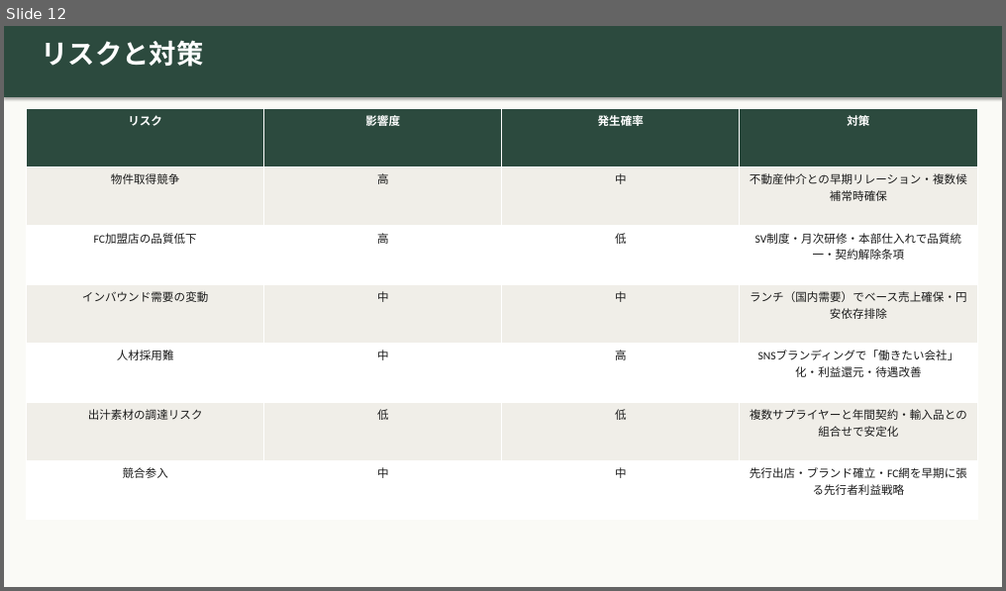
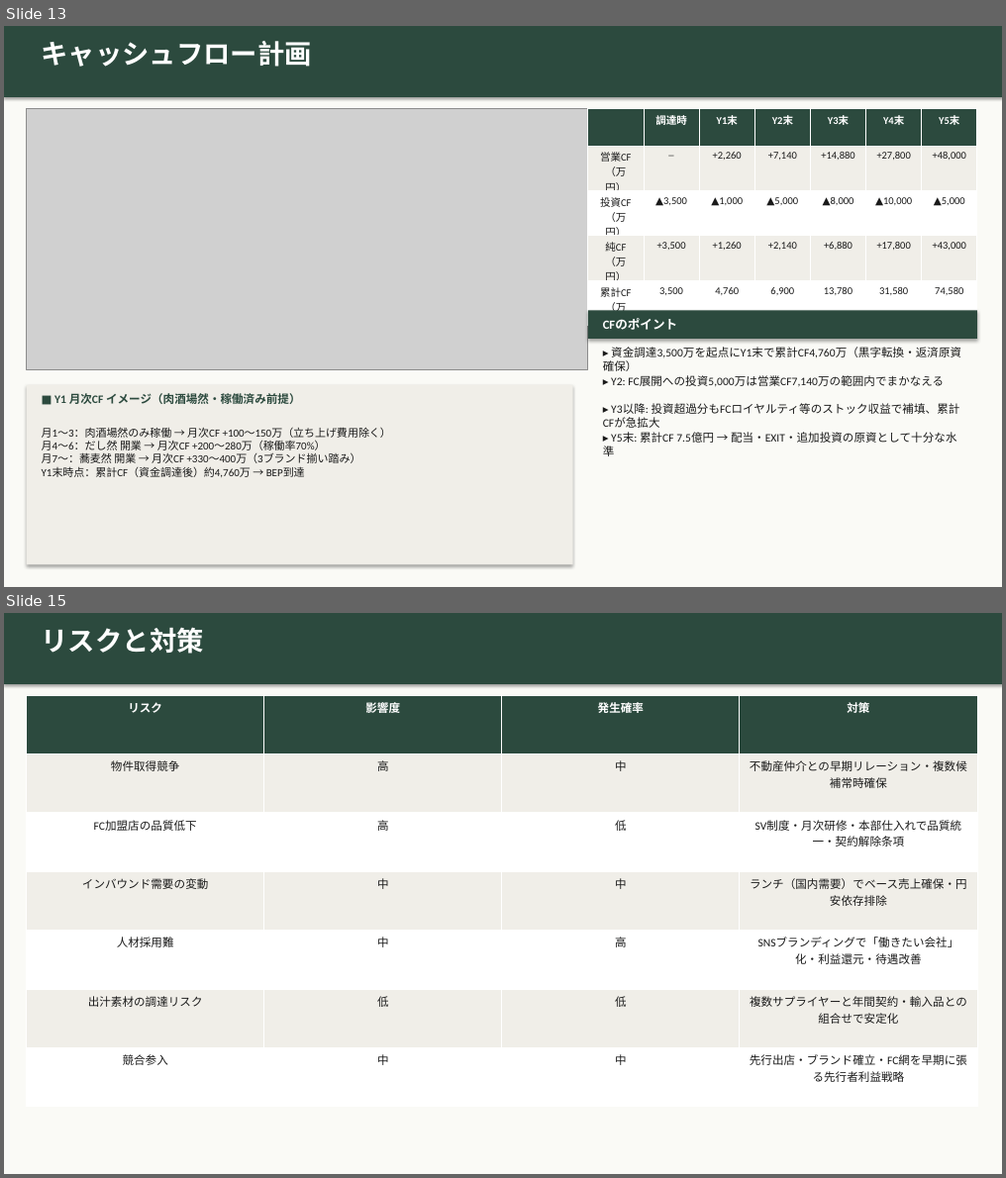
Before and after one commit to hunkotusaisinryo-lab/test-repo, a slide deck: zen/07_融資・投資家資料/然グループ_統合ピッチデッキ_強化版.pptx. Shown one above the other, each under a label of ours: slide 12 before the commit, slides 13 and 15 after it; the slides between them are not shown. The pictures are 1006x591 and 1006x1178 pixels, drawn with LibreOffice and Linux fonts; fonts in the diff are those of the drawing; grey boxes stand for pictures. Boxes give left, top, right and bottom in pixels: in the first picture for what was removed or moved away, otherwise in the second. Text is boxed around its words. In the diff, an @@ line names an element or a change of style, - is before the commit and + after.

```diff
--- a/zen/07_融資・投資家資料/然グループ_統合ピッチデッキ_強化版.pptx
+++ b/zen/07_融資・投資家資料/然グループ_統合ピッチデッキ_強化版.pptx
@@ slide 13 added at (4, 26, 1002, 587), background #FAFAF6 @@
@@ rectangle added at (4, 26, 1002, 97), fill #2C4A3E @@
@@ text added at (42, 41, 312, 67), 26 pt, text #FFFFFF, bold @@
+キャッシュフロー計画
@@ picture added at (27, 108, 588, 371) @@
@@ table added at (588, 108, 976, 333), 5 rows, 7 columns @@
+ | 調達時 | Y1末 | Y2末 | Y3末 | Y4末 | Y5末
+営業CF（万円） | ─ | +2,260 | +7,140 | +14,880 | +27,800 | +48,000
+投資CF（万円） | ▲3,500 | ▲1,000 | ▲5,000 | ▲8,000 | ▲10,000 | ▲5,000
+純CF（万円） | +3,500 | +1,260 | +2,140 | +6,880 | +17,800 | +43,000
+累計CF（万円） | 3,500 | 4,760 | 6,900 | 13,780 | 31,580 | 74,580
@@ rectangle added at (588, 310, 977, 339), fill #2C4A3E @@
@@ text added at (603, 319, 677, 330), 12 pt, text #FFFFFF, bold @@
+CFのポイント
@@ text added at (603, 347, 962, 372), 11 pt, text #1A1A1A @@
+▸ 資金調達3,500万を起点にY1末で累計CF4,760万（黒字転換・返済原資確保）
@@ text added at (611, 375, 944, 387), 11 pt, text #1A1A1A @@
+▸ Y2: FC展開への投資5,000万は営業CF7,140万の範囲内でまかなえる
@@ rectangle added at (27, 385, 573, 565), fill #F0EEE8 @@
@@ text added at (54, 393, 301, 404), 11 pt, text #2C4A3E, bold @@
+■ Y1 月次CF イメージ（肉酒場然・稼働済み前提）
@@ text added at (603, 403, 960, 428), 11 pt, text #1A1A1A @@
+▸ Y3以降: 投資超過分もFCロイヤルティ等のストック収益で補填、累計CFが急拡大
@@ text added at (42, 427, 391, 477), 10.5 pt, text #1A1A1A @@
+月1〜3：肉酒場然のみ稼働 → 月次CF +100〜150万（立ち上げ費用除く）
+月4〜6：だし然 開業 → 月次CF +200〜280万（稼働率70%）
+月7〜：蕎麦然 開業 → 月次CF +330〜400万（3ブランド揃い踏み）
+Y1末時点：累計CF（資金調達後）約4,760万 → BEP到達
@@ text added at (603, 432, 957, 457), 11 pt, text #1A1A1A @@
+▸ Y5末: 累計CF 7.5億円 → 配当・EXIT・追加投資の原資として十分な水準
@@ what was slide 12 is now slide 15 @@
```
Also in this commit, not shown: 6 slides changed, 2 other slides added, 1 other file.
